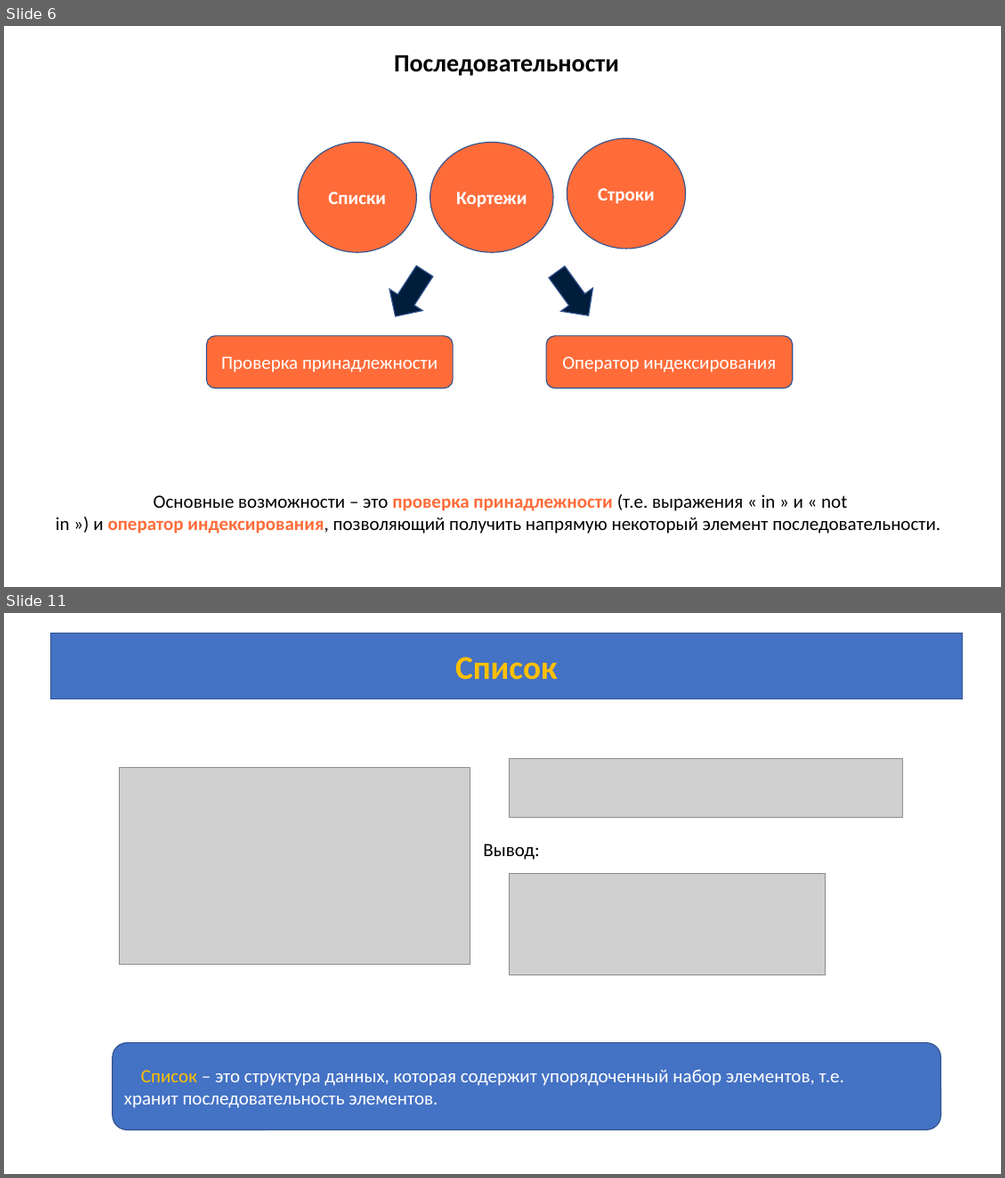
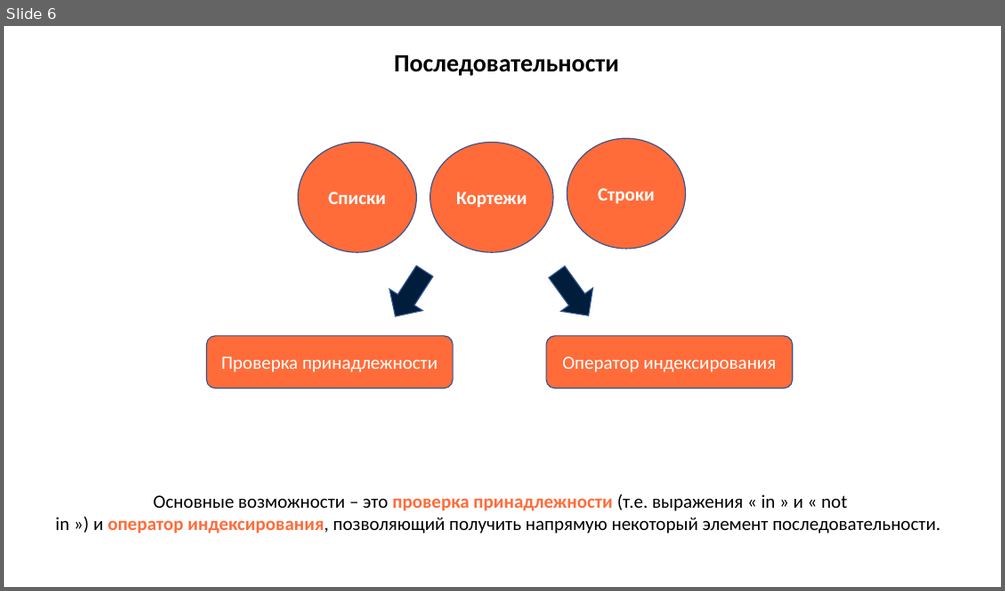
Before and after one commit to azamat7087/python_lessons_ver.2, a slide deck: lesson 6/Lesson_6.pptx. Shown one above the other, each under a label of ours: slides 6 and 11 before the commit, slide 6 after it; the slides between them are not shown. The pictures are 1005x1178 and 1005x591 pixels, drawn with LibreOffice and Linux fonts; fonts in the diff are those of the drawing; grey boxes stand for pictures. Boxes give left, top, right and bottom in pixels: in the first picture for what was removed or moved away, otherwise in the second. Text is boxed around its words. In the diff, an @@ line names an element or a change of style, - is before the commit and + after.

```diff
--- a/lesson 6/Lesson_6.pptx
+++ b/lesson 6/Lesson_6.pptx
@@ slide 11 removed at box(4, 613, 1001, 1174), background #FFFFFF @@
@@ rectangle removed at box(50, 633, 962, 699) @@
-Список
@@ picture removed at box(119, 767, 469, 965) @@
@@ picture removed at box(510, 758, 902, 817) @@
@@ text removed at box(483, 844, 539, 860) @@
-Вывод:
@@ picture removed at box(510, 874, 825, 975) @@
@@ rounded rectangle removed at box(113, 1043, 941, 1130) @@
-Список – это структура данных, которая содержит упорядоченный набор элементов, т.е.
-хранит последовательность элементов.
```
Also in this commit, not shown: 2 slides changed, 9 other slides removed.
